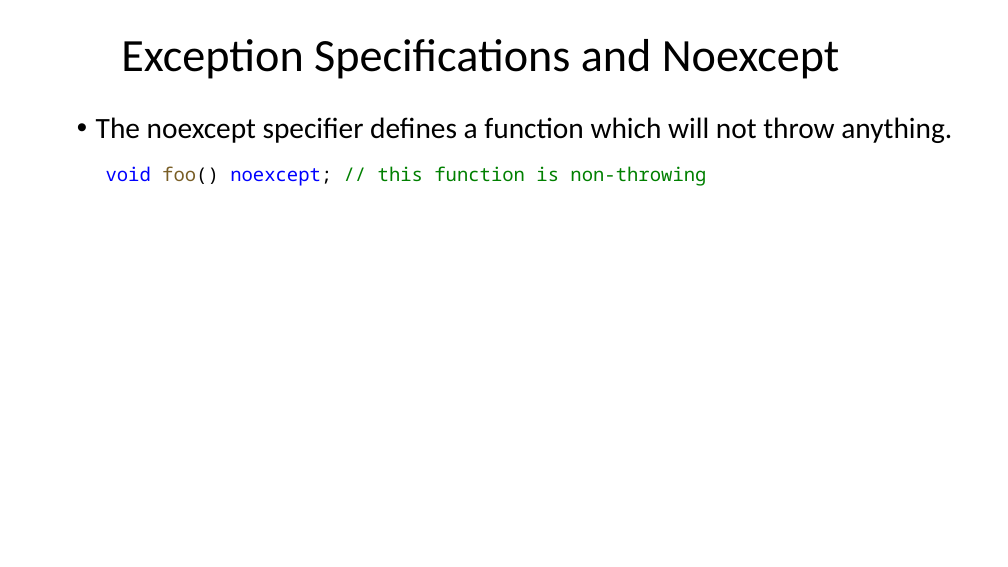
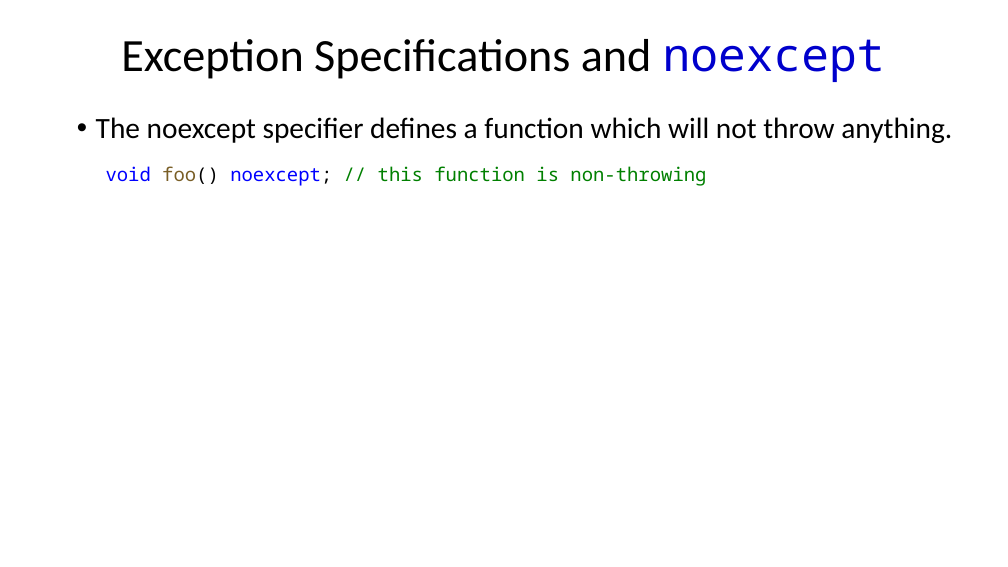
Before and after one commit to dayekuaipao/CPPLearning, a slide deck: slide 21 of week14/Lecture14.pptx. Drawn at 1008x567 pixels with LibreOffice and Linux fonts; fonts in the diff are those of the drawing; background and template pictures are left out. Boxes give left, top, right and bottom in pixels: in the first picture for what was removed or moved away, otherwise in the second. Text is boxed around its words. In the diff, an @@ line names an element or a change of style, - is before the commit and + after.

```diff
--- a/week14/Lecture14.pptx
+++ b/week14/Lecture14.pptx
@@ title at (121,39,885,82): text changed @@
-Exception Specifications and Noexcept
+Exception Specifications and noexcept
```
Also in this commit, not shown: 9 other slides changed, 6 other files.
